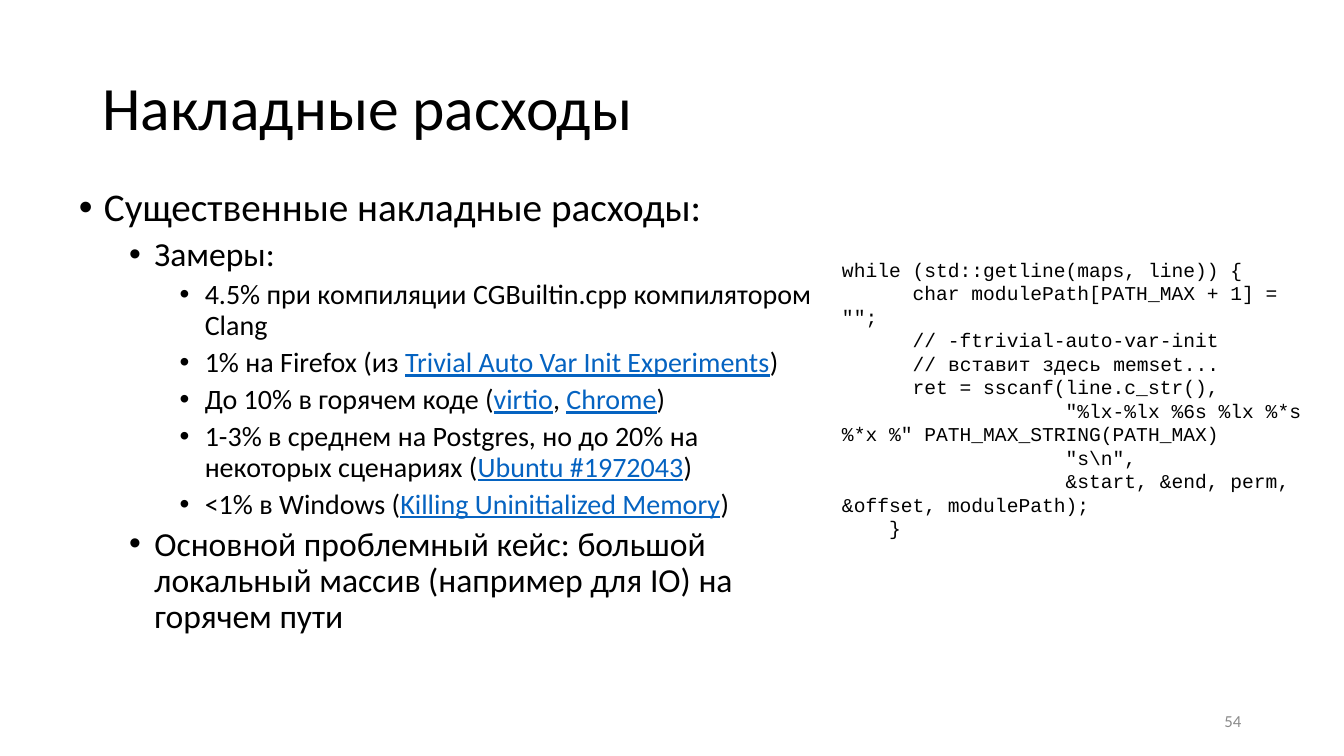
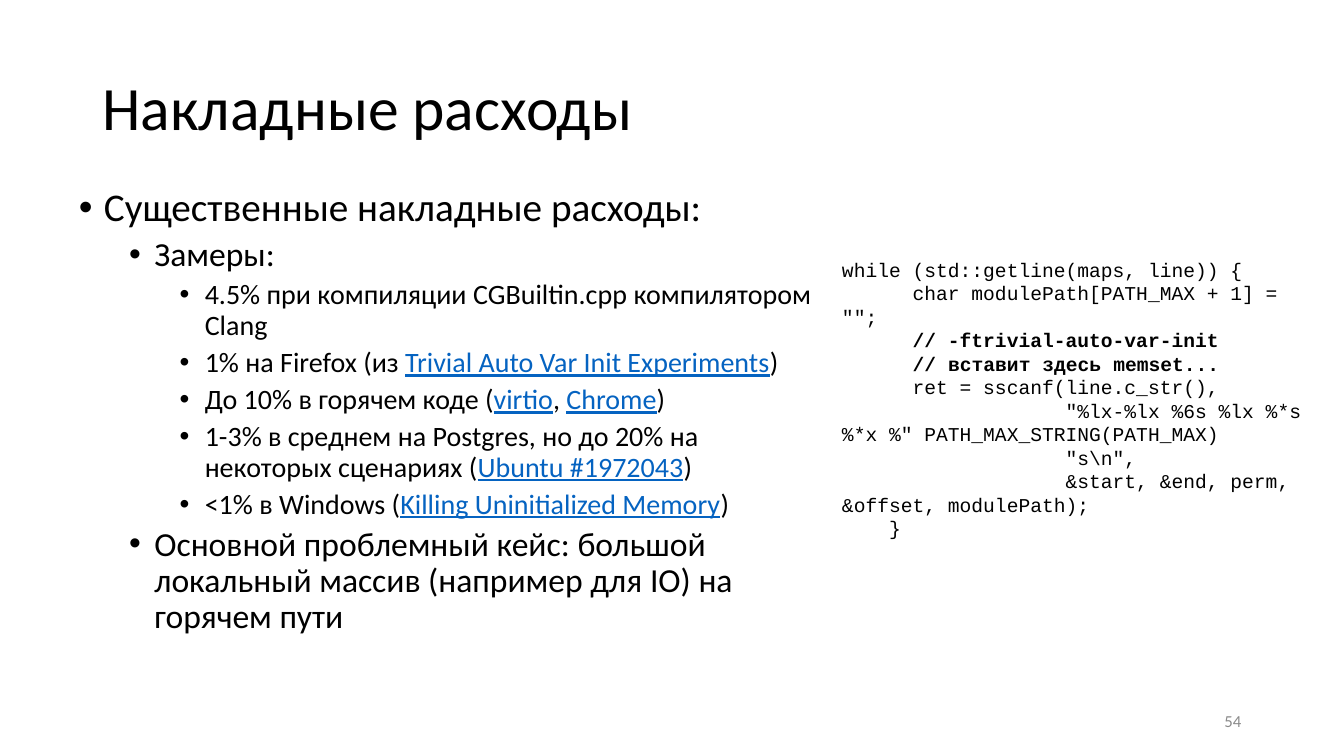
Before and after one commit to yugr/slides, a slide deck: slide 54 of CppZeroCost/2025/RU.pptx. Drawn at 1344x756 pixels with LibreOffice and Linux fonts; fonts in the diff are those of the drawing. Boxes give left, top, right and bottom in pixels: in the first picture for what was removed or moved away, otherwise in the second. Text is boxed around its words. In the diff, an @@ line names an element or a change of style, - is before the commit and + after.

```diff
--- a/CppZeroCost/2025/RU.pptx
+++ b/CppZeroCost/2025/RU.pptx
@@ text at [948,333,1219,375]: bold on in "// -ftrivial-auto-var-init", "// вставит здесь memset..." @@
```
Also in this commit, not shown: 5 other slides changed, 1 slide added, 3 other files.
